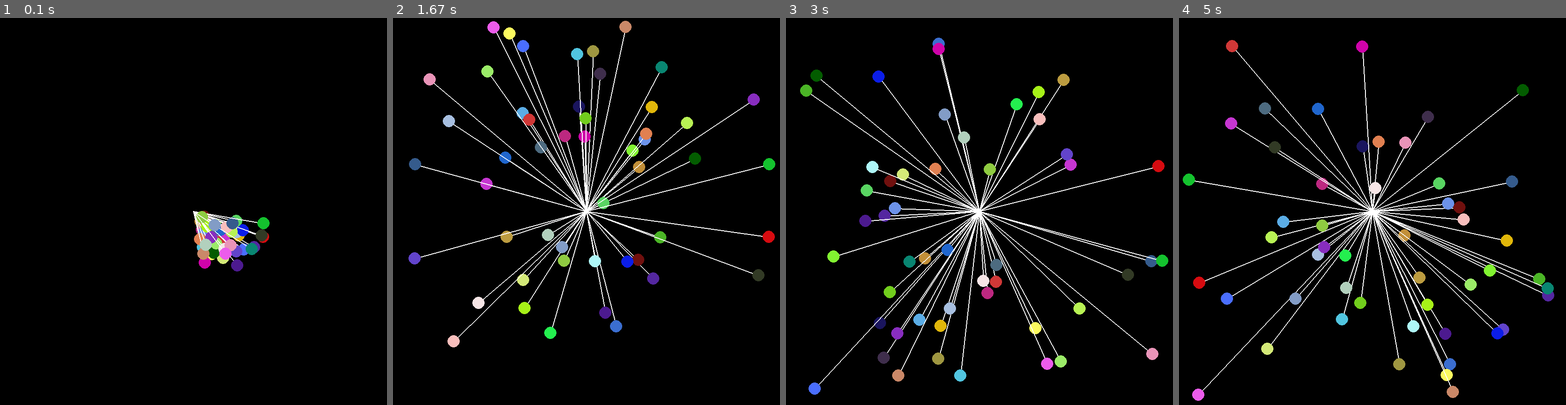
Above: before the commit, frames 1-4 (left to right).
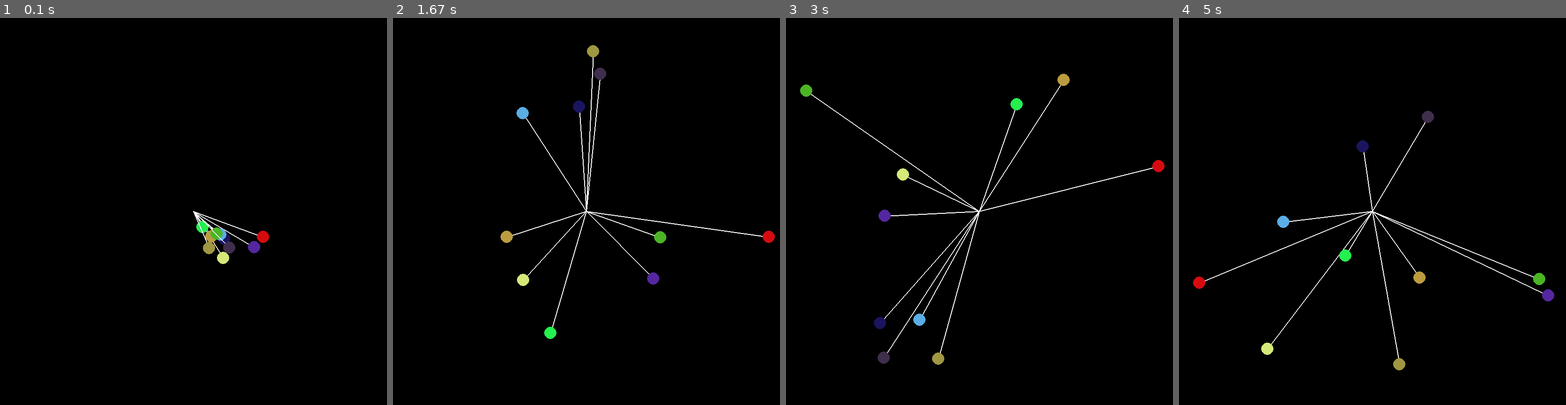
Above: after the commit, the same moments.

Repository: myhotchoc/Space-Simulator
Game: pygame game, started from My Weird Physics Toys/Oscillating Things/SHM.py
Two runs of this game, one before a commit and one after it. Both use one fixed random seed, a clock stepped at 60 frames per second and the inputs below.
Inputs:
- Up to frame 1 (0.1 s): no input
- Up to frame 2 (1.67 s): no input
- Up to frame 3 (3 s): no input
- Up to frame 4 (5 s): no input

The runs differ from the first frame. In frame 1, 1.7% of the frame differs, in the area x 49-70%, y 49-66%; in frame 2, 5.1%; in frame 3, 5.4%, in the area x 5-99%, y 5-98%; in frame 4, 5.3%.

Commit message:
Update SHM.py

Diff:
--- a/My Weird Physics Toys/Oscillating Things/SHM.py
+++ b/My Weird Physics Toys/Oscillating Things/SHM.py
@@ -216,7 +216,7 @@
 bodies = []
 
 ## Make 30 random objects
-for i in range(50):
+for i in range(10):
     b = Body((random.randint(0,255), random.randint(0,255), random.randint(0,255)), #colour
              20, centre, ## radius, screen
               (0, 0), # vel, acc, force
